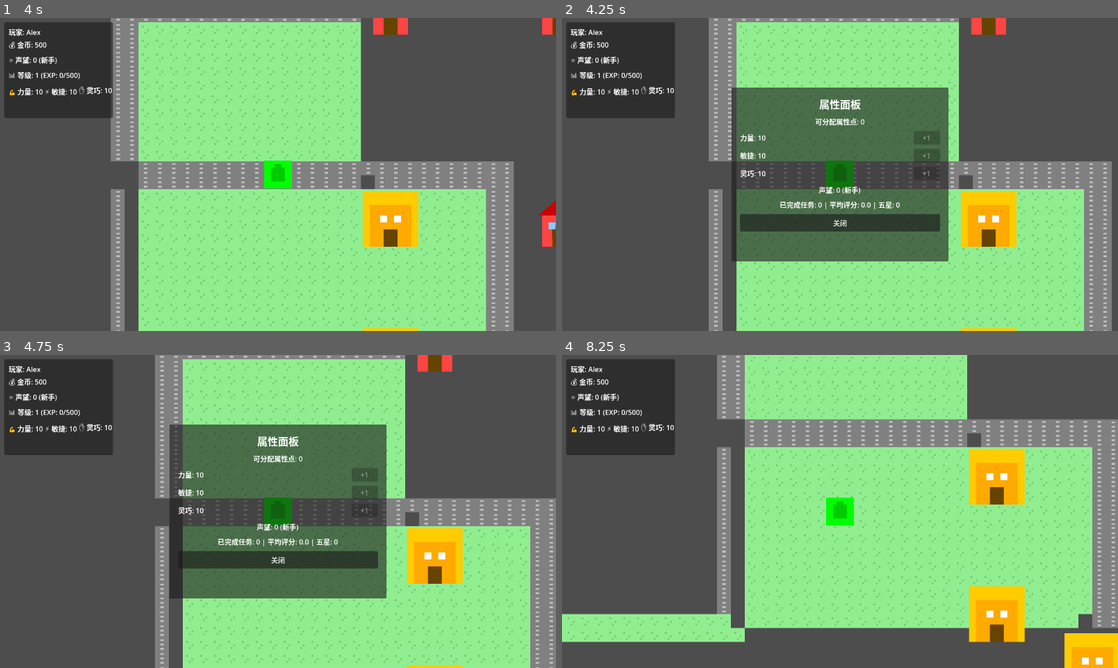
Above: before the commit, frames 1-4 (two rows, left to right).
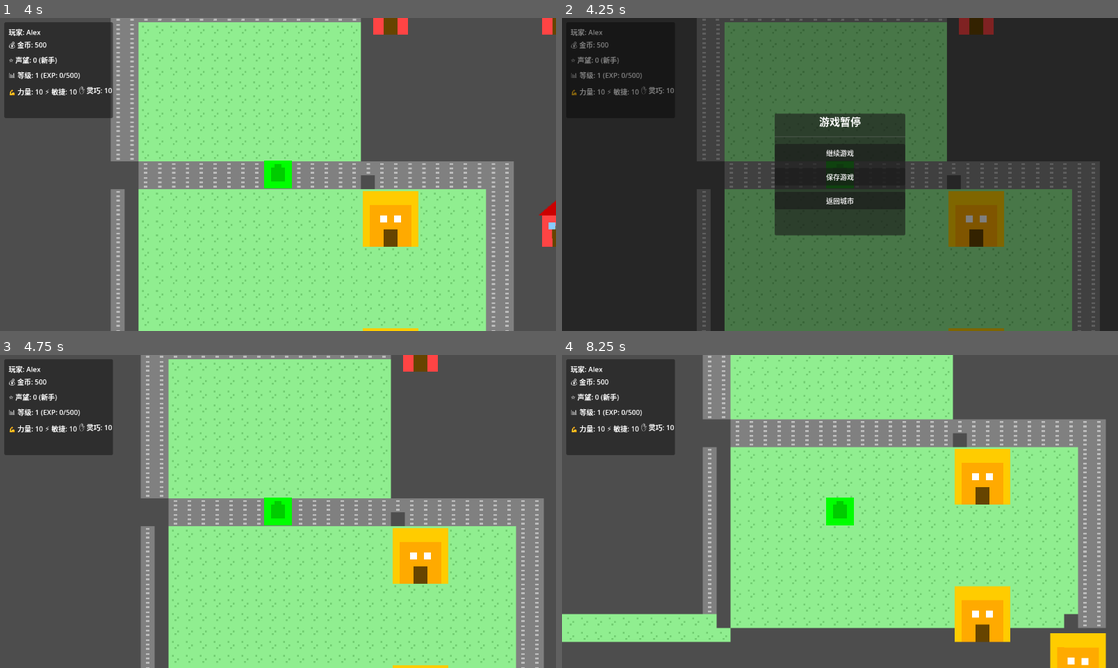
Above: after the commit, the same moments.

Repository: AriesGenius/LandscapeTycoon
Game: Godot game, scene res://scenes/city/city_map.tscn
Two runs of this game, one before a commit and one after it. Both use one fixed random seed, a clock stepped at 60 frames per second and the inputs below.
Inputs (mouse positions are in pixels of both pictures, inside the frame that each line leads up to):
- Up to frame 1 (4 s): tap Enter at 0.5 s; hold Right (move_right) 0.53-1.28 s; tap E (interact) every 0.75 s from 0.6 to 3.6 s; hold Down (move_down) 1.28-2.03 s; hold Right (move_right) 2.03-2.78 s; hold Up (move_up) 2.78-3.53 s; hold Left (move_left) from 3.53 s (still down)
- Up to frame 2 (4.25 s): keep holding Left (move_left); tap Escape (menu) at 4.15 s
- Up to frame 3 (4.75 s): release Left (move_left) at 4.25 s; click (278, 489) at 4.25 s, where only the run after the commit has a clickable "继续游戏"
- Up to frame 4 (8.25 s): click (840, 558) at 5 s, where only the run before the commit has a clickable "关闭"; tap Space at 5.75 s; hold Left (move_left) 5.78-6.53 s; tap E (interact) every 0.75 s from 5.85 to 8.1 s; hold Down (move_down) 6.53-7.28 s; hold Right (move_right) 7.28-8.03 s; hold Up (move_up) from 8.03 s (still down)

Frame 1 is identical in both runs. In frame 2, 81% of the frame differs, in the area x 0-100%, y 0-100%; in frame 3, 33%; in frame 4, 14%.

Commit message:
Add global pause menu with save/resume/quit options
- PauseMenu registered as autoload, works in all scenes
- ESC key toggles pause with visual overlay
- Save game, resume, and return to city buttons
- Removed old ESC handler from CityMap

Co-Authored-By: Claude Opus 4.5 <noreply@anthropic.com>

Diff:
--- a/project.godot
+++ b/project.godot
@@ -20,6 +20,7 @@
 GameManager="*res://scripts/autoload/GameManager.gd"
 PlayerData="*res://scripts/autoload/PlayerData.gd"
 TaskManager="*res://scripts/autoload/TaskManager.gd"
+PauseMenu="*res://scripts/ui/PauseMenu.gd"
 
 [display]
 
--- a/scripts/city/CityMap.gd
+++ b/scripts/city/CityMap.gd
@@ -20,12 +20,4 @@
 		if building is Area2D:
 			print("Building found: ", building.name)
 
-func _input(event: InputEvent) -> void:
-	if event.is_action_pressed("menu"):
-		# ESC键打开/关闭属性面板
-		var attr_panel = get_tree().get_first_node_in_group("attribute_panel")
-		if attr_panel:
-			if attr_panel.visible:
-				attr_panel.hide()
-			else:
-				attr_panel.show_panel()
+# ESC键现在由全局 PauseMenu 处理
--- /dev/null
+++ b/scripts/ui/PauseMenu.gd
@@ -0,0 +1,96 @@
+extends CanvasLayer
+
+var panel: PanelContainer
+var is_paused: bool = false
+
+func _ready() -> void:
+	layer = 50
+	process_mode = Node.PROCESS_MODE_ALWAYS
+	add_to_group("pause_menu")
+	_build_ui()
+	hide()
+
+func _input(event: InputEvent) -> void:
+	if event.is_action_pressed("menu"):
+		if is_paused:
+			resume()
+		else:
+			pause()
+
+func pause() -> void:
+	is_paused = true
+	get_tree().paused = true
+	show()
+
+func resume() -> void:
+	is_paused = false
+	get_tree().paused = false
+	hide()
+
+func _on_resume_pressed() -> void:
+	resume()
+
+func _on_save_pressed() -> void:
+	PlayerData.save_game()
+	var task_data = TaskManager.save_tasks()
+	var file = FileAccess.open("user://save_tasks.json", FileAccess.WRITE)
+	if file:
+		file.store_string(JSON.stringify(task_data, "\t"))
+		file.close()
+	print("Game saved from pause menu")
+
+func _on_quit_pressed() -> void:
+	resume()
+	GameManager.return_to_city()
+
+func _build_ui() -> void:
+	# 半透明遮罩
+	var overlay = ColorRect.new()
+	overlay.color = Color(0, 0, 0, 0.5)
+	overlay.set_anchors_preset(Control.PRESET_FULL_RECT)
+	add_child(overlay)
+
+	# 中心面板
+	var center = CenterContainer.new()
+	center.set_anchors_preset(Control.PRESET_FULL_RECT)
+	add_child(center)
+
+	panel = PanelContainer.new()
+	panel.custom_minimum_size = Vector2(300, 280)
+	center.add_child(panel)
+
+	var vbox = VBoxContainer.new()
+	vbox.add_theme_constant_override("separation", 15)
+	panel.add_child(vbox)
+
+	# 标题
+	var title = Label.new()
+	title.text = "游戏暂停"
+	title.horizontal_alignment = HORIZONTAL_ALIGNMENT_CENTER
+	title.add_theme_font_size_override("font_size", 24)
+	vbox.add_child(title)
+
+	# 分隔
+	var sep = HSeparator.new()
+	vbox.add_child(sep)
+
+	# 继续游戏
+	var resume_btn = Button.new()
+	resume_btn.text = "继续游戏"
+	resume_btn.custom_minimum_size = Vector2(200, 40)
+	resume_btn.pressed.connect(_on_resume_pressed)
+	vbox.add_child(resume_btn)
+
+	# 保存游戏
+	var save_btn = Button.new()
+	save_btn.text = "保存游戏"
+	save_btn.custom_minimum_size = Vector2(200, 40)
+	save_btn.pressed.connect(_on_save_pressed)
+	vbox.add_child(save_btn)
+
+	# 返回城市
+	var quit_btn = Button.new()
+	quit_btn.text = "返回城市"
+	quit_btn.custom_minimum_size = Vector2(200, 40)
+	quit_btn.pressed.connect(_on_quit_pressed)
+	vbox.add_child(quit_btn)
